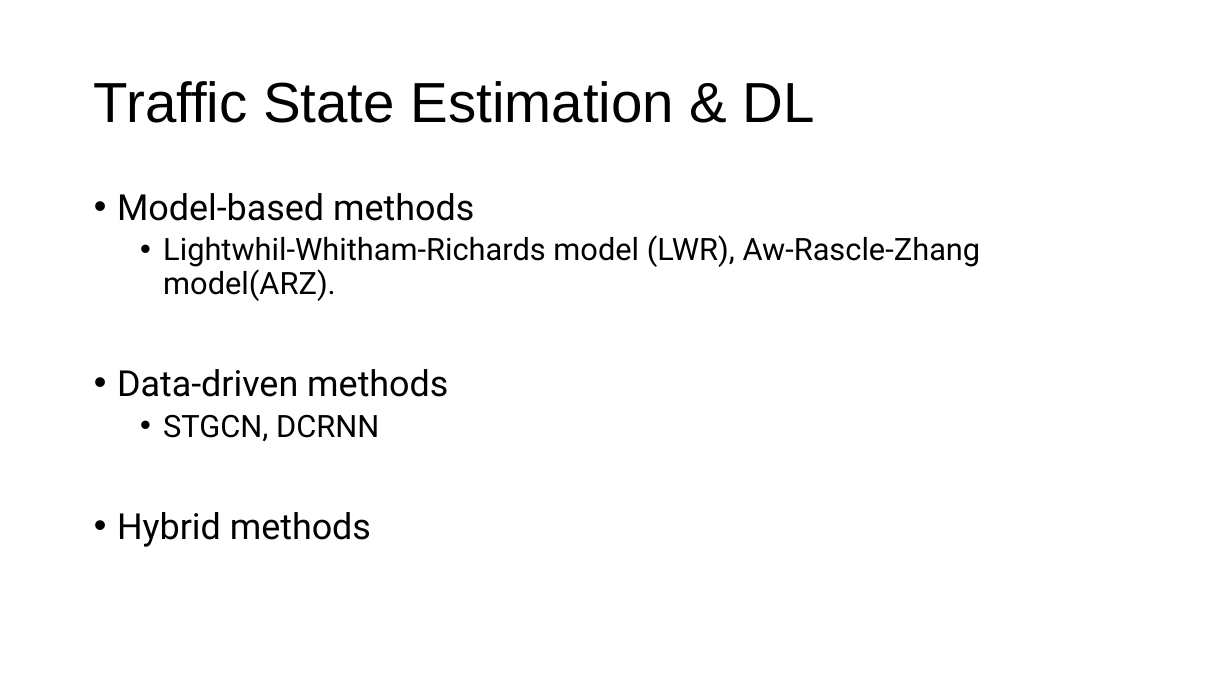
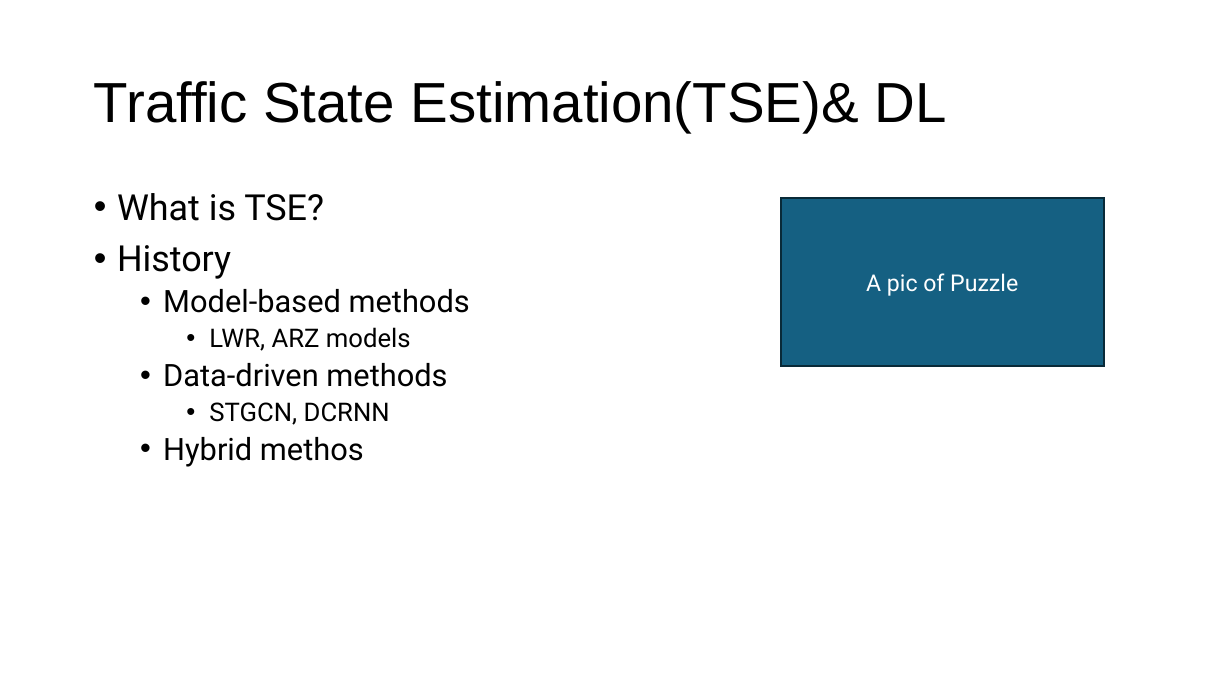
Before and after one commit to zhengyouhan/TransInfos24, a slide deck: slide 5 of Rinko_Drafts/A Brief Survey on Deep Learning in.pptx (slide 6 before the commit). Drawn at 1232x693 pixels with LibreOffice and Linux fonts; fonts in the diff are those of the drawing. Boxes give left, top, right and bottom in pixels: in the first picture for what was removed or moved away, otherwise in the second. Text is boxed around its words. In the diff, an @@ line names an element or a change of style, - is before the commit and + after.

```diff
--- a/Rinko_Drafts/A Brief Survey on Deep Learning in.pptx
+++ b/Rinko_Drafts/A Brief Survey on Deep Learning in.pptx
@@ title at (94,81,946,132): text changed @@
-Traffic State Estimation & DL
+Traffic State Estimation(TSE)& DL
@@ text at (117,193,324,279): paragraphs added @@
+• What is TSE?
+• History
@@ rectangle added at (781,199,1104,367), fill #156082, outline #092A39 1.5 pt, 18 pt, text #FFFFFF @@
+A pic of Puzzle
@@ text at (163,289,470,425): size 28 to 24 pt in "Model-based methods", "Data-driven methods"; size 24 to 20 pt in "STGCN, DCRNN"; list level 1 to 2 in "Model-based methods"; list level 1 to 2 in "Data-driven methods"; list level 2 to 3 in "STGCN, DCRNN" @@
@@ text at (209,327,411,351): text changed; size 24 to 20 pt @@
-  • Lightwhil-Whitham-Richards model (LWR), Aw-Rascle-Zhang model(ARZ).
+    • LWR, ARZ models
@@ text at (163,437,364,467): text changed; size 28 to 24 pt @@
-• Hybrid methods
+  • Hybrid methos
```
Also in this commit, not shown: 4 other slides changed, 2 slides added, 3 slides removed, 1 other file.
